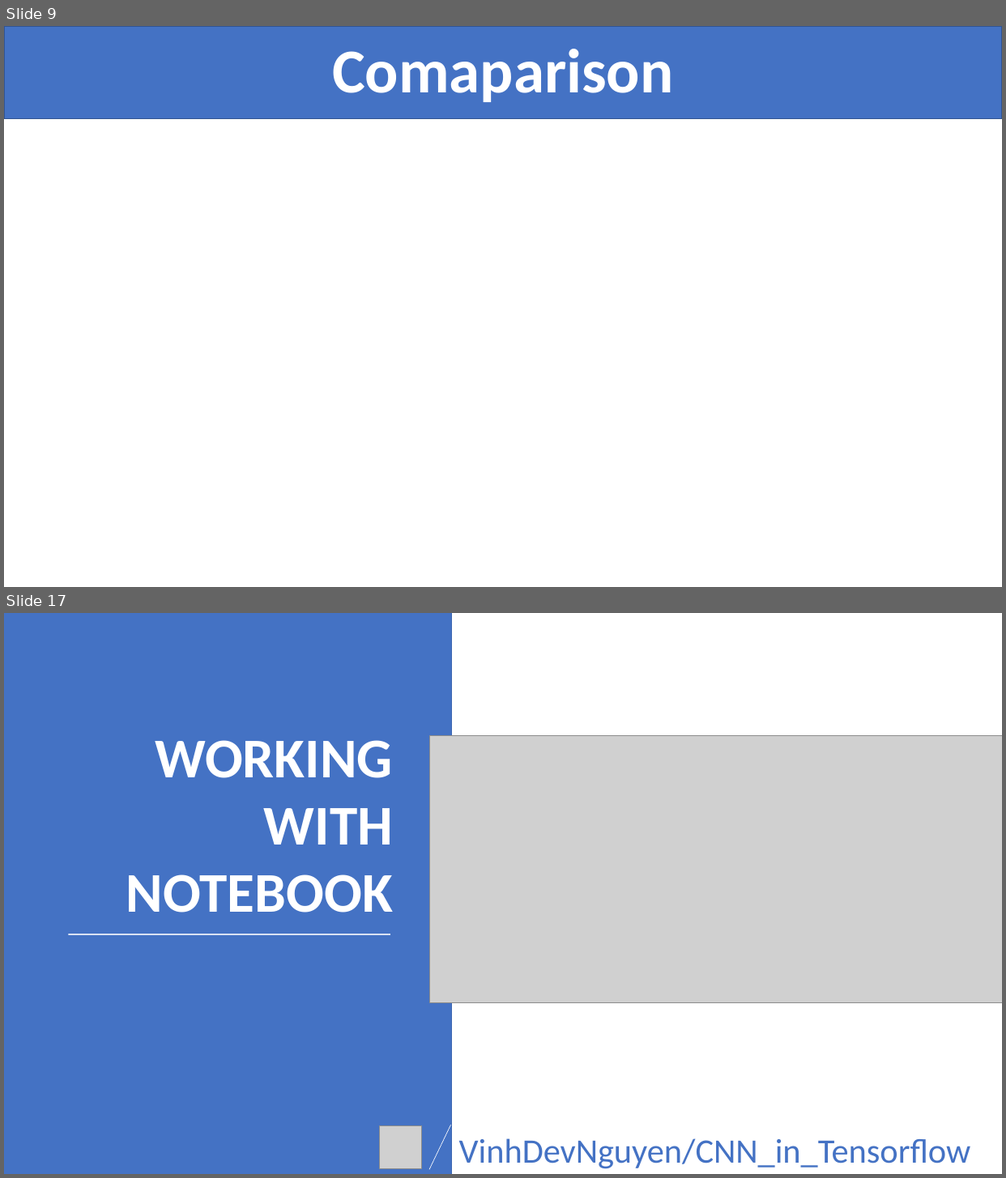
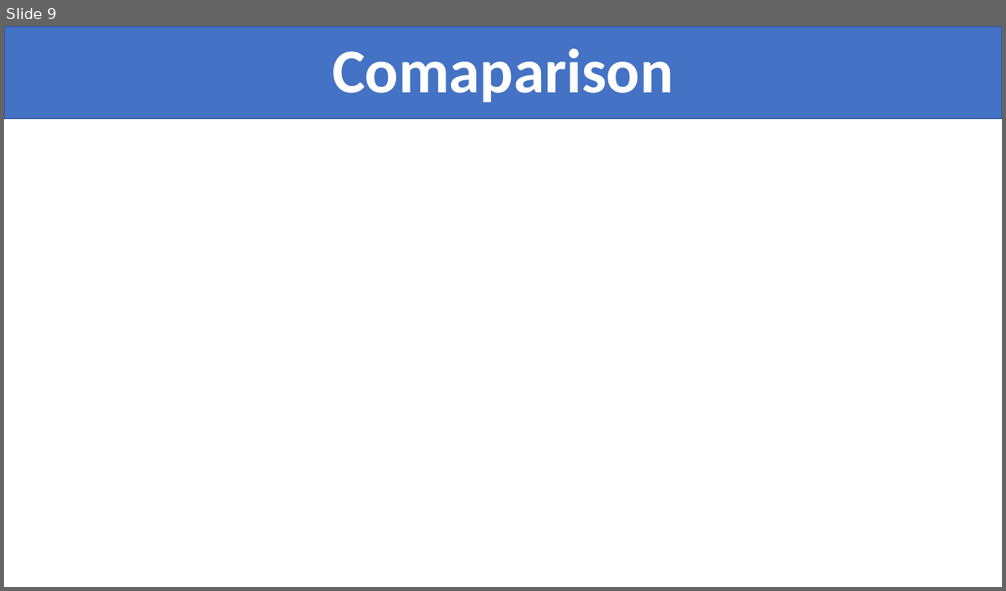
Before and after one commit to VinhDevNguyen/Tensorflow_Seminar, a slide deck: Template/Slide_Template.pptx. Shown one above the other, each under a label of ours: slides 9 and 17 before the commit, slide 9 after it; the slides between them are not shown. The pictures are 1006x1178 and 1006x591 pixels, drawn with LibreOffice and Linux fonts; fonts in the diff are those of the drawing; grey boxes stand for pictures. Boxes give left, top, right and bottom in pixels: in the first picture for what was removed or moved away, otherwise in the second. Text is boxed around its words. In the diff, an @@ line names an element or a change of style, - is before the commit and + after.

```diff
--- a/Template/Slide_Template.pptx
+++ b/Template/Slide_Template.pptx
@@ slide 17 removed at (4,613,1002,1174), background #FFFFFF @@
@@ rectangle removed at (4,613,452,1174) @@
@@ rectangle removed at (4,613,452,1174) @@
@@ text removed at (126,740,393,913) @@
-WORKING WITH NOTEBOOK
@@ picture removed at (429,736,1002,1003) @@
@@ line removed from (68, 935) to (390, 935) @@
@@ picture removed at (379,1127,422,1169) @@
@@ line removed from (429, 1170) to (451, 1125) @@
@@ text removed at (459,1139,971,1169) @@
-VinhDevNguyen/CNN_in_Tensorflow
```
Also in this commit, not shown: 10 other slides removed.
